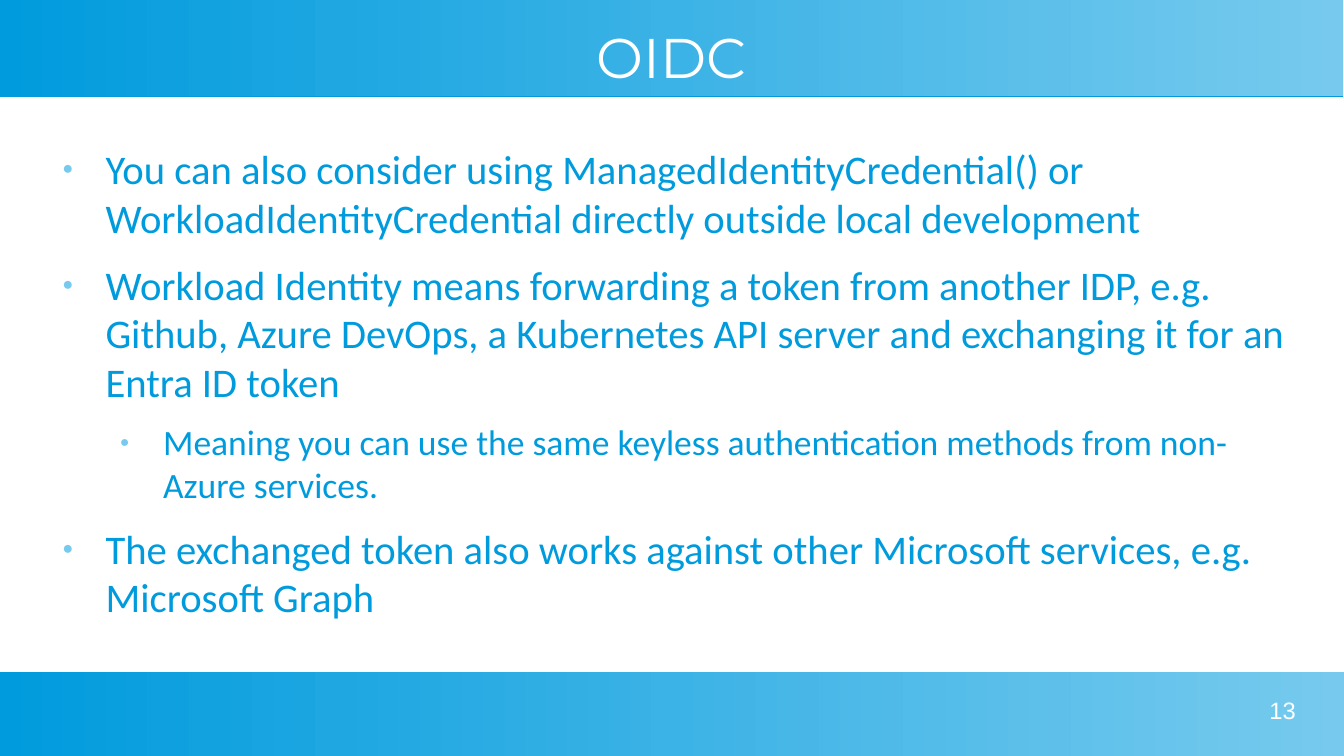
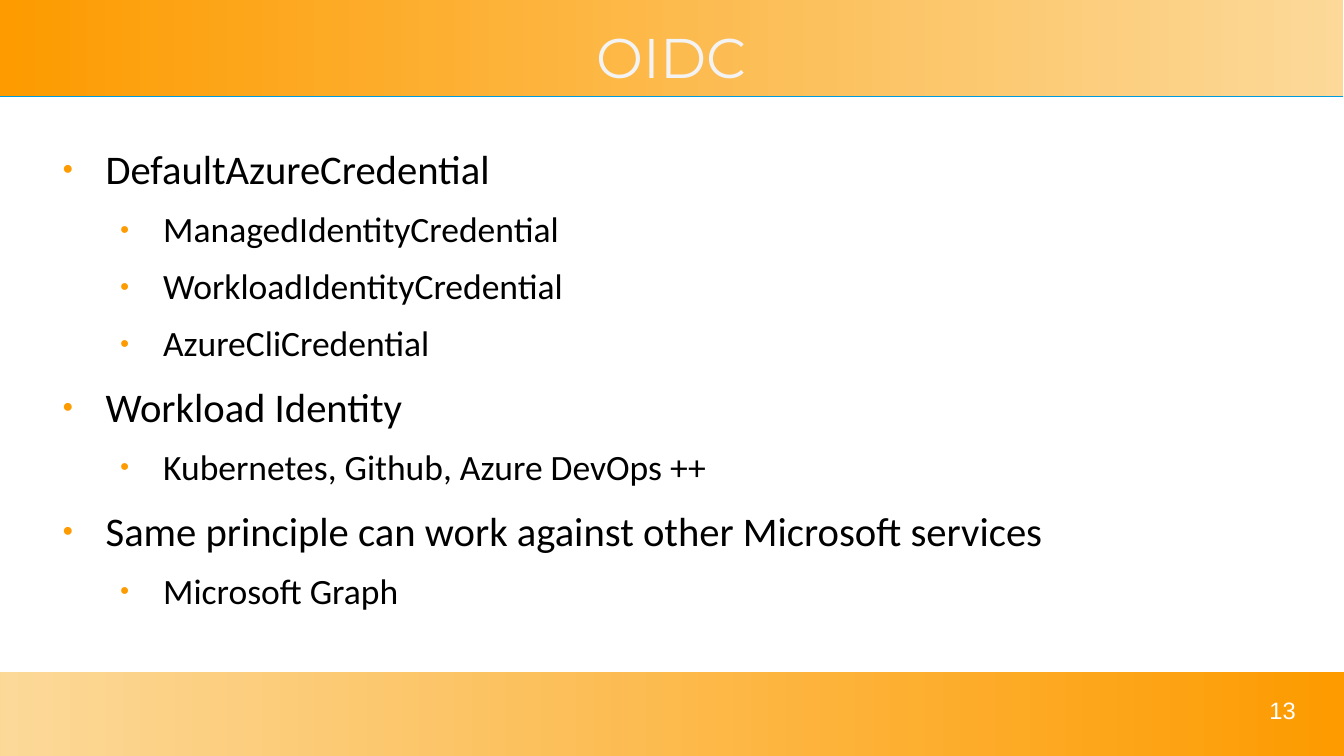
Before and after one commit to solomson/solom.tech, a slide deck: slide 13 of assets/presentations/reducing-azure-risk.odp. Drawn at 1344x756 pixels with LibreOffice and Linux fonts; fonts in the diff are those of the drawing. Boxes give left, top, right and bottom in pixels: in the first picture for what was removed or moved away, otherwise in the second. Text is boxed around its words. In the diff, an @@ line names an element or a change of style, - is before the commit and + after.

Commit message:
Update presentation

```diff
--- a/assets/presentations/reducing-azure-risk.odp
+++ b/assets/presentations/reducing-azure-risk.odp
@@ rectangle at [0, 0, 1344, 96]: fill gradient #77CAEE to #75C9EE to #73C9ED to #71C8ED to #6FC7ED to #6EC6ED to gradient #FCD999 to #FD9B00 @@
@@ title "OIDC" at [597, 38, 747, 79]: text colour #FFFFFF to #F3F3F3 @@
@@ text at [106, 155, 1043, 610]: text changed; size 24 to 21 pt; text colour #009BDD to #000000 @@
-● You can also consider using ManagedIdentityCredential() or WorkloadIdentityCredential directly outside local development
-● Workload Identity means forwarding a token from another IDP, e.g. Github, Azure DevOps, a Kubernetes API server and exchanging it for an Entra ID token
-  ● Meaning you can use the same keyless authentication methods from non-Azure services.
-● The exchanged token also works against other Microsoft services, e.g. Microsoft Graph
+● DefaultAzureCredential
+  ● ManagedIdentityCredential
+  ● WorkloadIdentityCredential
+  ● AzureCliCredential
+● Workload Identity
+  ● Kubernetes, Github, Azure DevOps ++
+● Same principle can work against other Microsoft services
+  ● Microsoft Graph
@@ rectangle at [0, 672, 1344, 756]: fill gradient #77CAEE to #75C9EE to #73C9ED to #71C8ED to #6FC7ED to #6EC6ED to gradient #FD9B00 to #FCD999 @@
```
Also in this commit, not shown: 22 other slides changed, 1 slide added, 3 other files.
